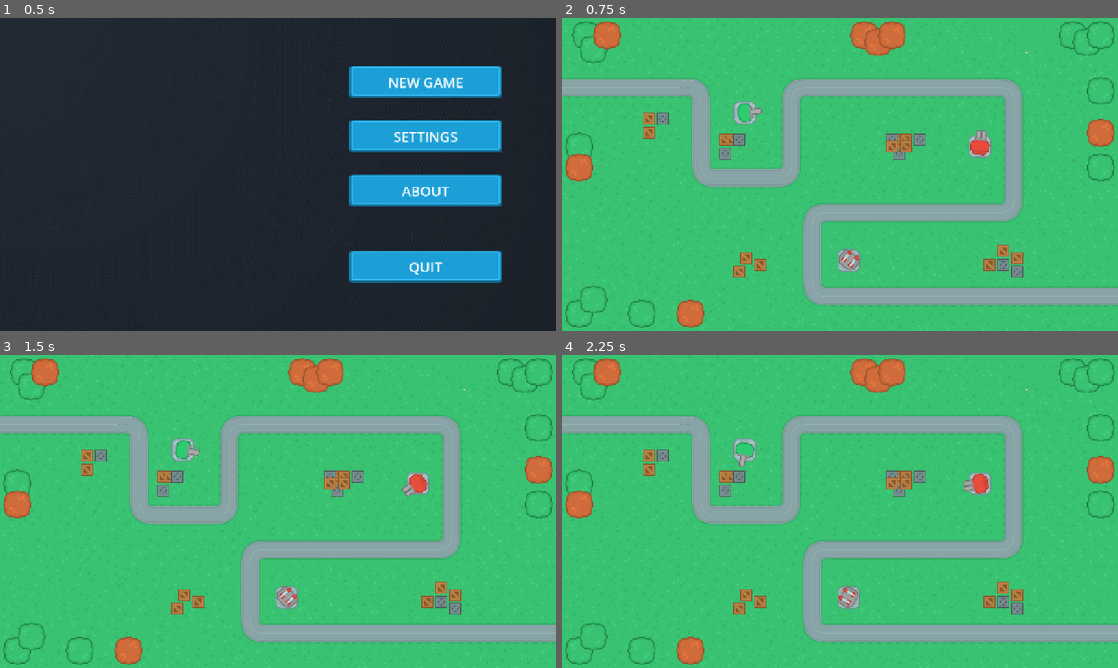
Above: before the commit, frames 1-4 (two rows, left to right).
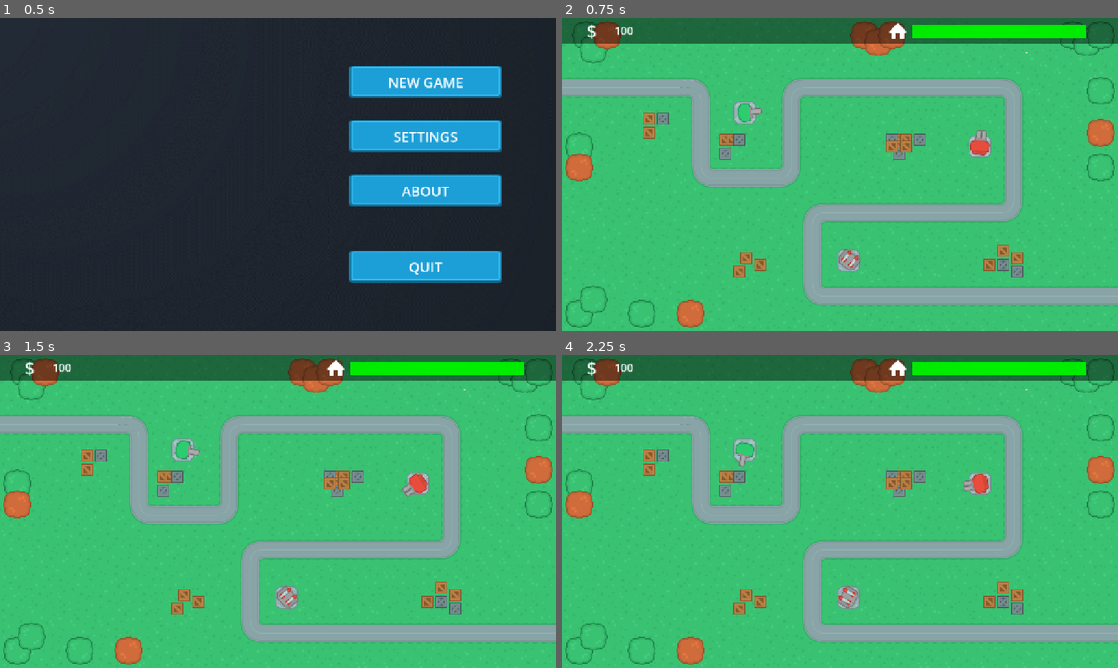
Above: after the commit, the same moments.

Repository: tophr11/Tiny-Treads
Game: Godot game, scene res://scene_handler.tscn
The game is run twice, just before and just after one commit, with the same random seed, the same clock (stepped at 60 frames per second) and the same inputs.
Inputs (mouse positions are in pixels of both pictures, inside the frame that each line leads up to):
- Up to frame 1 (0.5 s): no input
- Up to frame 2 (0.75 s): click "NEW GAME" at 0.5 s
- Up to frame 3 (1.5 s): tap Enter at 1.25 s; move the mouse to (400, 495) at 1.27 s
- Up to frame 4 (2.25 s): tap Space at 2 s; move the mouse to (728, 527) at 2.02 s

Frame 1 is identical in both runs. In frame 2, 8.2% of the frame differs, in the area x 0-100%, y 0-9%; in frame 3, 8.2%; in frame 4, 8.2%.

Commit message:
add hp bar ui and money

Diff:
--- a/Scenes/MainScene/game_scene.tscn
+++ b/Scenes/MainScene/game_scene.tscn
@@ -1,7 +1,72 @@
 [gd_scene format=3 uid="uid://dw6golucswwyg"]
 
 [ext_resource type="PackedScene" uid="uid://pg2svuyfvwae" path="res://map_1.tscn" id="1_hgix8"]
+[ext_resource type="Texture2D" uid="uid://c1dsgdnh541g" path="res://art/home.png" id="2_717br"]
+[ext_resource type="Texture2D" uid="uid://ck5skuwq1736q" path="res://art/hpbartry.jpg" id="3_3s2c2"]
 
 [node name="GameScene" type="Node2D" unique_id=35846598]
 
 [node name="Map1" parent="." unique_id=1902654503 instance=ExtResource("1_hgix8")]
+
+[node name="UI" type="CanvasLayer" parent="." unique_id=1578442341]
+
+[node name="HUD" type="Control" parent="UI" unique_id=1517148538]
+layout_mode = 3
+anchors_preset = 0
+offset_right = 40.0
+offset_bottom = 40.0
+
+[node name="InfoBar" type="ColorRect" parent="UI/HUD" unique_id=160162238]
+self_modulate = Color(0, 0, 0, 0.47058824)
+custom_minimum_size = Vector2(60, 60)
+layout_mode = 1
+anchors_preset = 10
+anchor_right = 1.0
+offset_right = 1240.0
+offset_bottom = 60.0
+grow_horizontal = 2
+
+[node name="H" type="HBoxContainer" parent="UI/HUD/InfoBar" unique_id=529449419]
+layout_mode = 1
+anchors_preset = 15
+anchor_right = 1.0
+anchor_bottom = 1.0
+grow_horizontal = 2
+grow_vertical = 2
+
+[node name="Symbol" type="Label" parent="UI/HUD/InfoBar/H" unique_id=1206270253]
+custom_minimum_size = Vector2(80, 50)
+layout_mode = 2
+theme_override_font_sizes/font_size = 40
+text = "$"
+horizontal_alignment = 2
+vertical_alignment = 1
+
+[node name="Money" type="Label" parent="UI/HUD/InfoBar/H" unique_id=1925223585]
+custom_minimum_size = Vector2(80, 50)
+layout_mode = 2
+theme_override_font_sizes/font_size = 25
+text = "100"
+horizontal_alignment = 2
+vertical_alignment = 1
+
+[node name="Icon" type="TextureRect" parent="UI/HUD/InfoBar/H" unique_id=196945998]
+custom_minimum_size = Vector2(60, 60)
+layout_mode = 2
+size_flags_horizontal = 10
+texture = ExtResource("2_717br")
+
+[node name="Hp" type="TextureProgressBar" parent="UI/HUD/InfoBar/H" unique_id=1771216455]
+custom_minimum_size = Vector2(400, 30)
+layout_mode = 2
+size_flags_vertical = 4
+value = 100.0
+nine_patch_stretch = true
+texture_under = ExtResource("3_3s2c2")
+texture_progress = ExtResource("3_3s2c2")
+tint_under = Color(0.21568628, 0.21568628, 0.21568628, 1)
+tint_progress = Color(0, 1, 0, 1)
+
+[node name="Control" type="Control" parent="UI/HUD/InfoBar/H" unique_id=516822064]
+custom_minimum_size = Vector2(70, 0)
+layout_mode = 2
--- /dev/null
+++ b/UI.gd
@@ -0,0 +1,11 @@
+extends Node
+
+
+# Called when the node enters the scene tree for the first time.
+func _ready() -> void:
+	pass # Replace with function body.
+
+
+# Called every frame. 'delta' is the elapsed time since the previous frame.
+func _process(delta: float) -> void:
+	pass
Not shown, added: UI.gd.uid
Binary file added: art/home.png
Not shown, added: art/home.png.import
Binary file added: art/hp bar (2).png
Not shown, added: art/hp bar (2).png.import
Binary file added: art/hpbartry.jpg
Not shown, added: art/hpbartry.jpg.import
